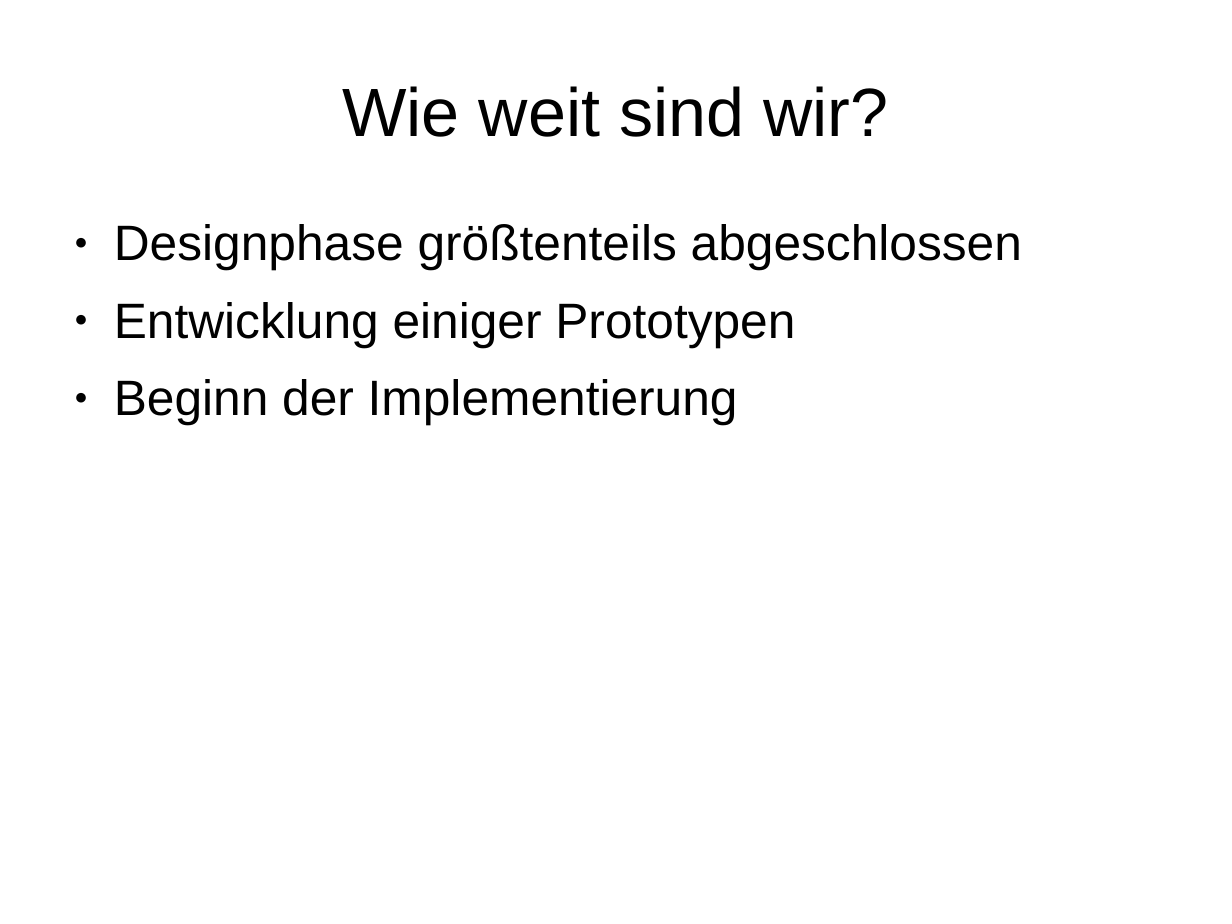
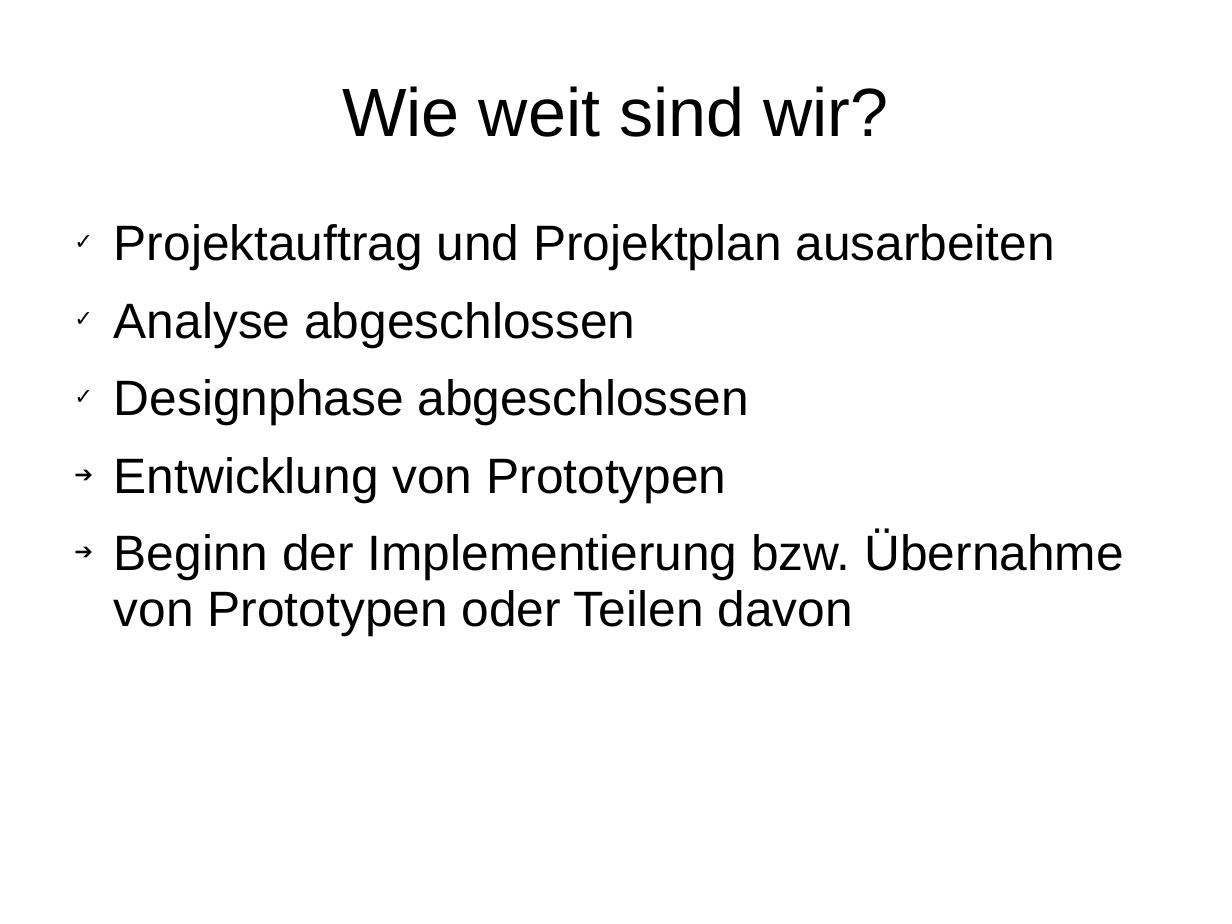
Before and after one commit to BackupTheBerlios/autopsi-svn, a slide deck: slide 15 of trunk/org/mr2/präsentation.ppt. Drawn at 1232x924 pixels with LibreOffice and Linux fonts; fonts in the diff are those of the drawing; background and template pictures are left out. Boxes give left, top, right and bottom in pixels: in the first picture for what was removed or moved away, otherwise in the second. Text is boxed around its words. In the diff, an @@ line names an element or a change of style, - is before the commit and + after.

```diff
--- a/trunk/org/mr2/präsentation.ppt
+++ b/trunk/org/mr2/präsentation.ppt
@@ text at [114,224,1123,635]: text changed @@
-● Designphase größtenteils abgeschlossen
-● Entwicklung einiger Prototypen
-● Beginn der Implementierung
+✓ Projektauftrag und Projektplan ausarbeiten
+✓ Analyse abgeschlossen
+✓ Designphase abgeschlossen
+➔ Entwicklung von Prototypen
+➔ Beginn der Implementierung bzw. Übernahme von Prototypen oder Teilen davon
```
Also in this commit, not shown: 1 other slide changed, 1 slide added, 1 slide removed.
